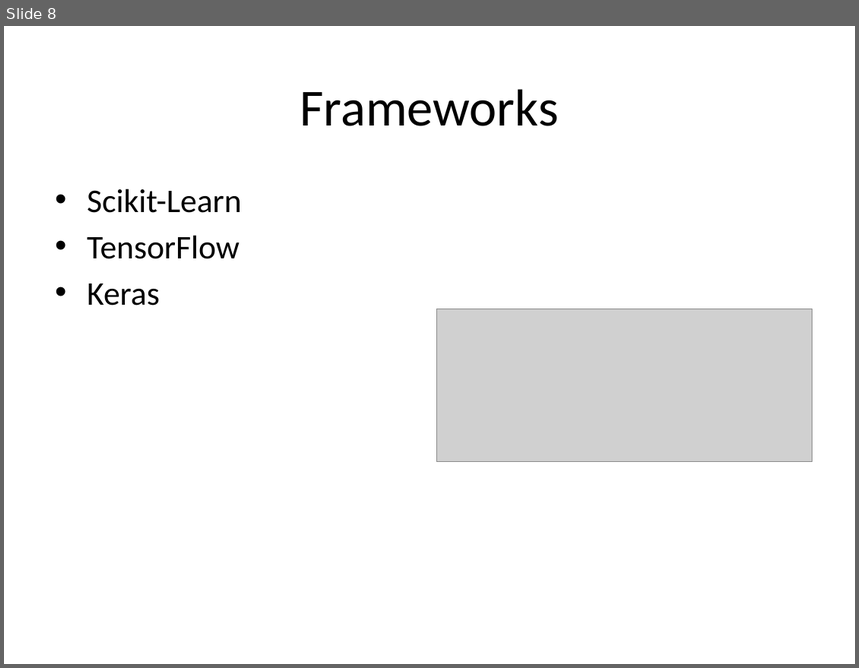
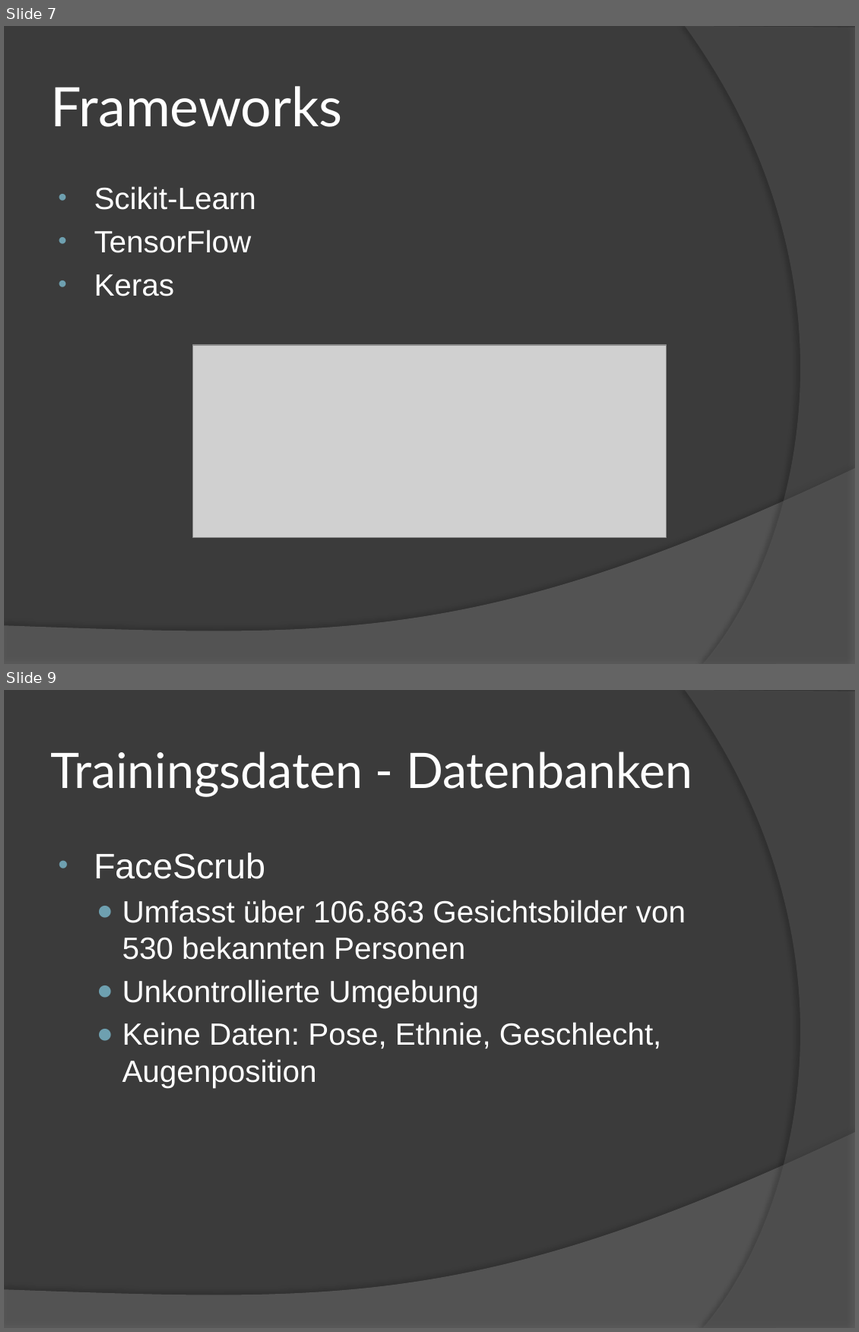
Before and after one commit to schroedingerskatze42/project, a slide deck: documentation/presentation/Image Deobfuscation.pptx. Shown one above the other, each under a label of ours: slide 8 before the commit, slides 7 and 9 after it; the slides between them are not shown. The pictures are 859x668 and 859x1332 pixels, drawn with LibreOffice and Linux fonts; fonts in the diff are those of the drawing; grey boxes stand for pictures. Boxes give left, top, right and bottom in pixels: in the first picture for what was removed or moved away, otherwise in the second. Text is boxed around its words. In the diff, an @@ line names an element or a change of style, - is before the commit and + after.

```diff
--- a/documentation/presentation/Image Deobfuscation.pptx
+++ b/documentation/presentation/Image Deobfuscation.pptx
@@ slide 9 added at bbox=[4, 690, 855, 1328], background #3B3B3B; not listed: 2 template elements that a slide beside it also shows @@
@@ title added at bbox=[51, 752, 693, 797], 41.4 pt, text #FFFFFF @@
+Trainingsdaten - Datenbanken
@@ text added at bbox=[94, 853, 686, 1088], 26 pt, text #FFFFFF @@
+• FaceScrub
+  ● Umfasst über 106.863 Gesichtsbilder von 530 bekannten Personen
+  ● Unkontrollierte Umgebung
+  ● Keine Daten: Pose, Ethnie, Geschlecht, Augenposition
@@ what was slide 8 is now slide 7 @@
@@ slide 7 changed as well @@
@@ background #FFFFFF to #3B3B3B @@
@@ freeform shape added at bbox=[685, 26, 855, 664], fill #5E5E5E at 40% opacity @@
@@ title "Frameworks" at bbox=[51, 86, 343, 127]: size 44 to 46 pt, font Calibri to Lato, text colour #000000 to #FFFFFF; alignment centre to left @@
@@ text "Scikit-Learn" at bbox=[94, 186, 256, 297]: size 28 to 26 pt, font Calibri to Arial, text colour #000000 to #FFFFFF; indent changed @@
@@ picture: place and size @@
-picture at bbox=[436, 309, 813, 463]
+picture at bbox=[193, 345, 666, 537]
@@ freeform shape added at bbox=[4, 468, 855, 664], fill #7F7F7F at 45% opacity @@
```
Also in this commit, not shown: 5 other slides changed, 9 other slides added, 7 slides removed, 14 other files.
